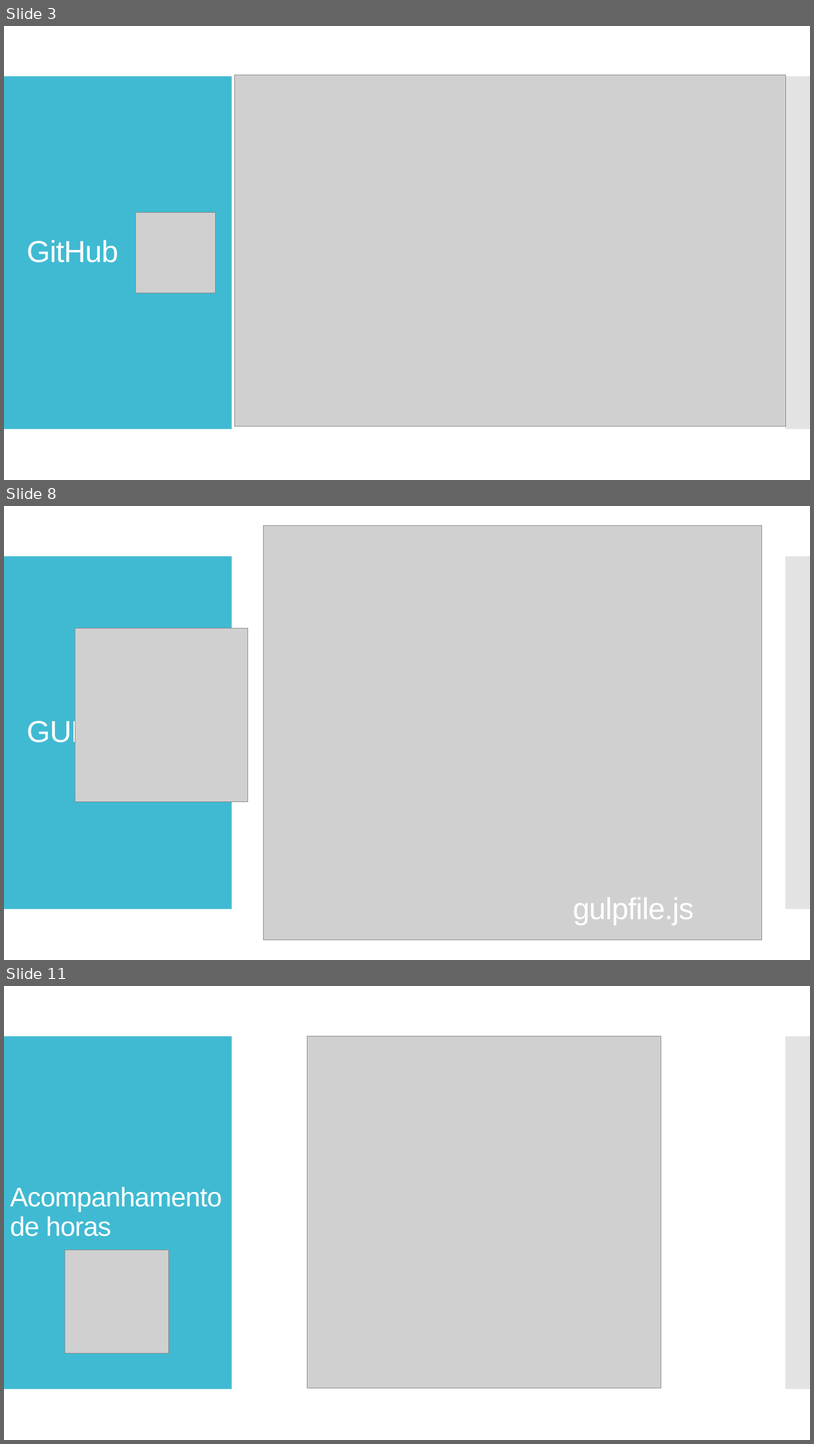
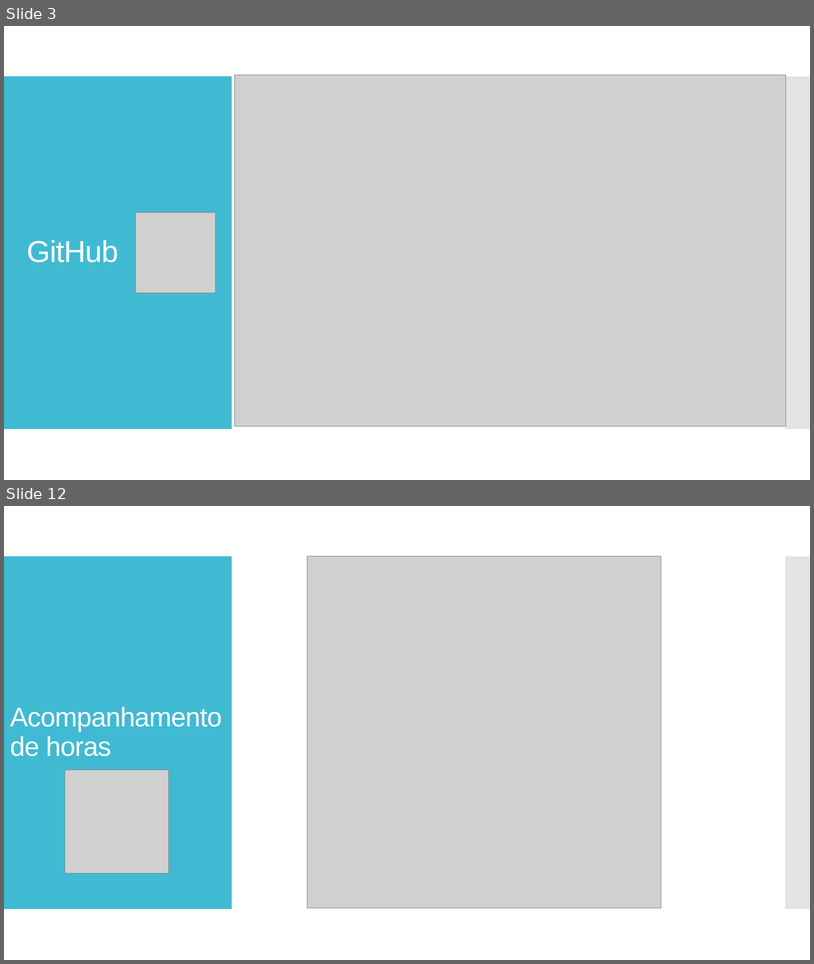
Before and after one commit to arthurnovello/site-fablab-maua, a slide deck: Apresentação.pptx. Shown one above the other, each under a label of ours: slides 3, 8 and 11 before the commit, slides 3 and 12 after it; the slides between them are not shown. The pictures are 814x1444 and 814x964 pixels, drawn with LibreOffice and Linux fonts; fonts in the diff are those of the drawing; grey boxes stand for pictures. Boxes give left, top, right and bottom in pixels: in the first picture for what was removed or moved away, otherwise in the second. Text is boxed around its words. In the diff, an @@ line names an element or a change of style, - is before the commit and + after.

```diff
--- a/Apresentação.pptx
+++ b/Apresentação.pptx
@@ slide 8 removed at bbox=[4, 506, 810, 960], background #FFFFFF; not listed: 2 template elements that a slide beside it also shows @@
@@ picture removed at bbox=[264, 525, 762, 940] @@
@@ picture removed at bbox=[75, 628, 248, 801] @@
@@ title removed at bbox=[27, 718, 108, 748] @@
-GULP
@@ text removed at bbox=[573, 897, 695, 925] @@
-gulpfile.js
@@ what was slide 11 is now slide 12 @@
```
Also in this commit, not shown: 2 slides changed, 7 slides added, 5 other slides removed, 5 other files.
